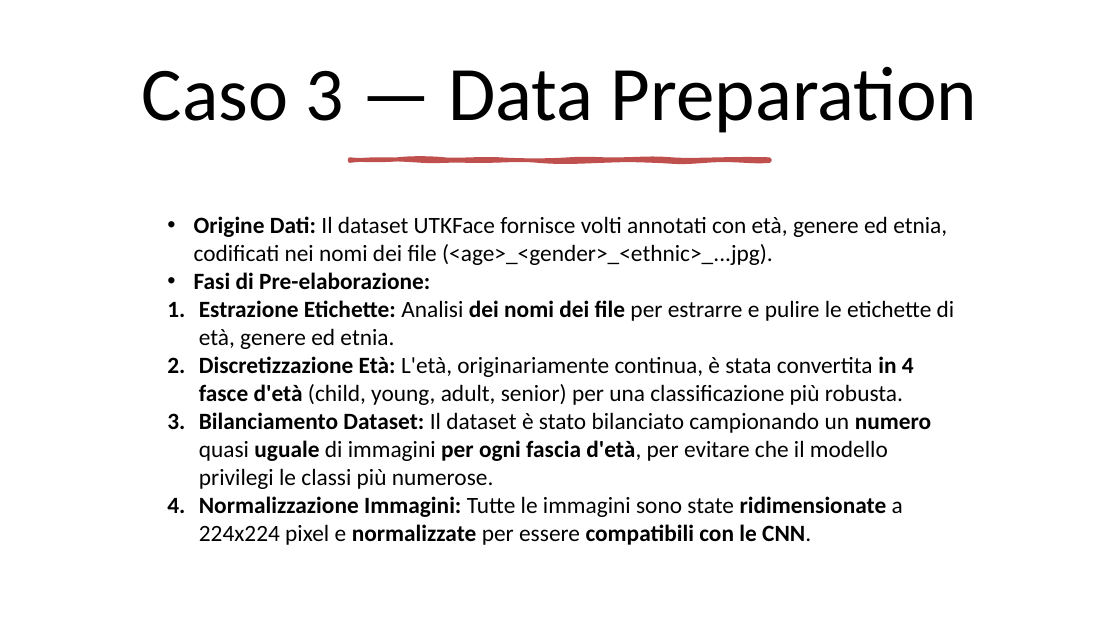
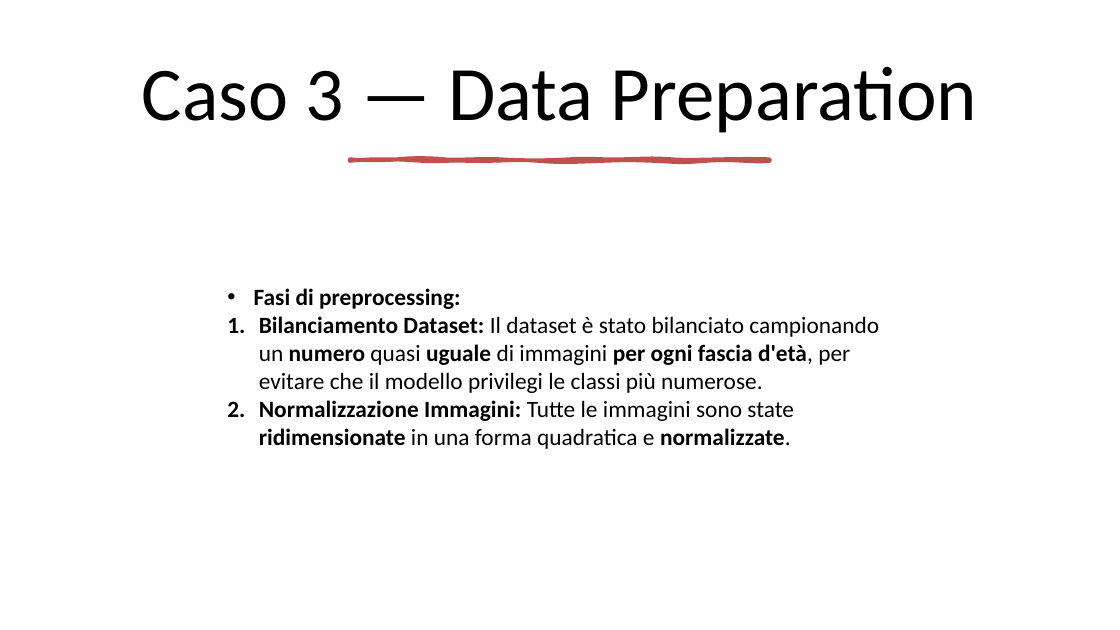
Before and after one commit to mtomas03/Thesis_Paper, a slide deck: slide 20 of Presentation.pptx (slide 24 before the commit). Drawn at 1120x630 pixels with LibreOffice and Linux fonts; fonts in the diff are those of the drawing. Boxes give left, top, right and bottom in pixels: in the first picture for what was removed or moved away, otherwise in the second. Text is boxed around its words. In the diff, an @@ line names an element or a change of style, - is before the commit and + after.

```diff
--- a/Presentation.pptx
+++ b/Presentation.pptx
@@ text "Fasi di preprocessing:": place and size @@
-text "Fasi di preprocessing:" at bbox=[194, 216, 955, 545]
+text "Fasi di preprocessing:" at bbox=[254, 288, 879, 449]
@@ text at bbox=[254, 288, 460, 309]: text changed; bold on @@
-• Origine Dati: Il dataset UTKFace fornisce volti annotati con età, genere ed etnia, codificati nei nomi dei file (<age>_<gender>_<ethnic>_...jpg).
-• Fasi di Pre-elaborazione:
-1. Estrazione Etichette: Analisi dei nomi dei file per estrarre e pulire le etichette di età, genere ed etnia.
-2. Discretizzazione Età: L'età, originariamente continua, è stata convertita in 4 fasce d'età (child, young, adult, senior) per una classificazione più robusta.
+• Fasi di preprocessing:
@@ text at bbox=[259, 400, 794, 449]: text changed @@
-4. Normalizzazione Immagini: Tutte le immagini sono state ridimensionate a 224x224 pixel e normalizzate per essere compatibili con le CNN.
+2. Normalizzazione Immagini: Tutte le immagini sono state ridimensionate in una forma quadratica e normalizzate.
```
Also in this commit, not shown: 16 other slides changed, 4 slides removed, 1 other file.
